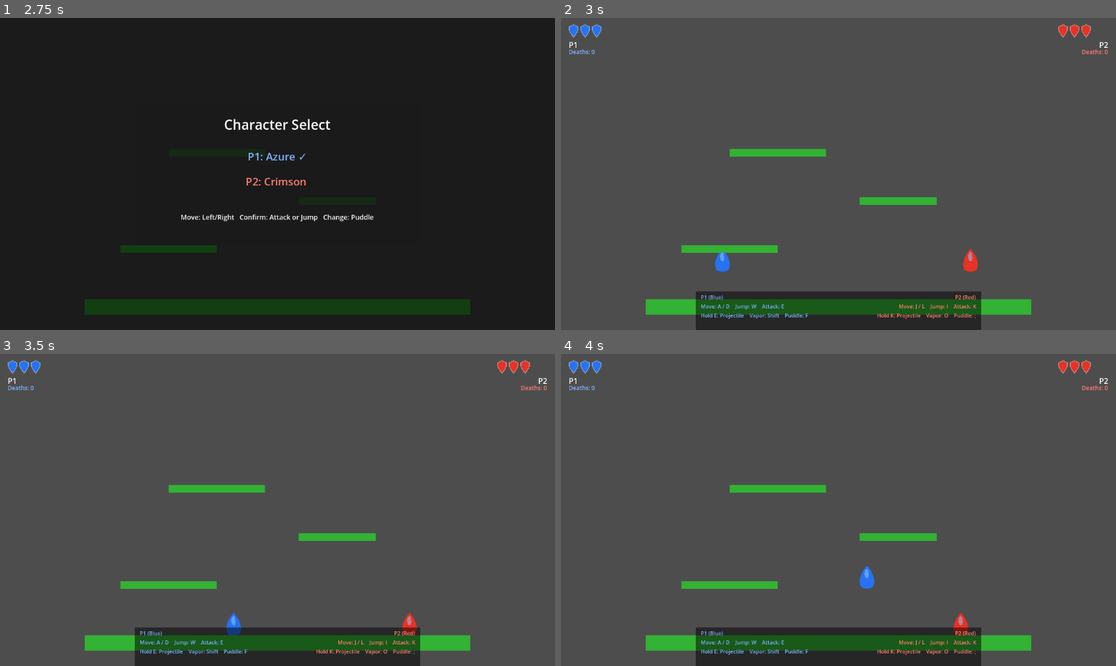
Above: before the commit, frames 1-4 (two rows, left to right).
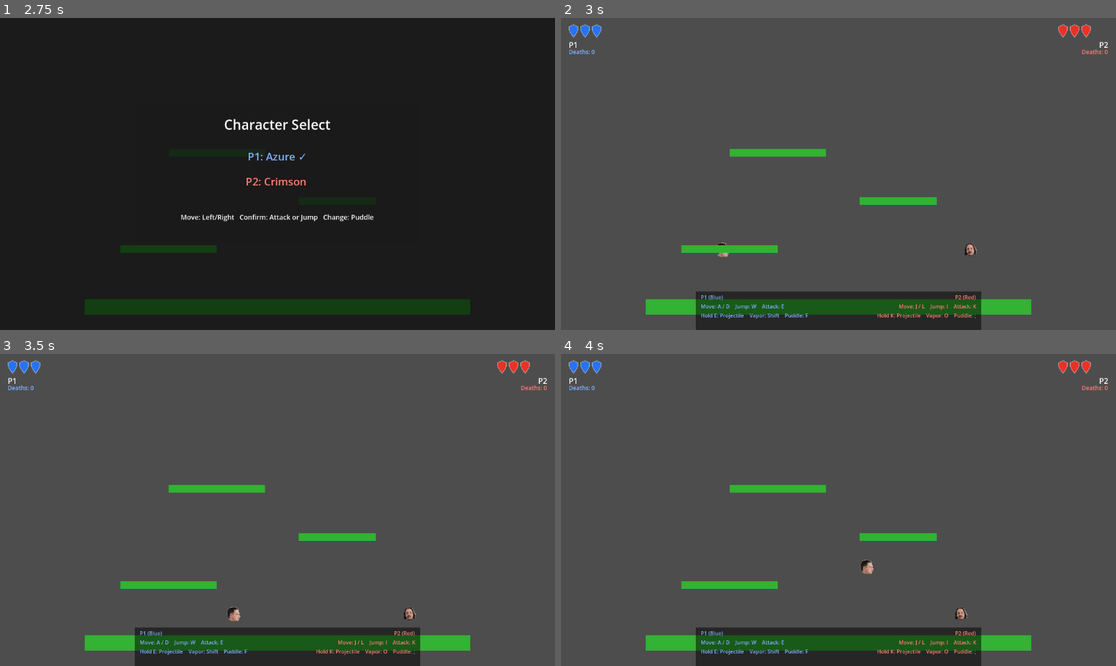
Above: after the commit, the same moments.

Repository: yhovart/smash-hero-rockit
Game: Godot game, scene res://main.tscn
Same seed, same stepped clock (60 frames per second), same inputs: the game is played once before the commit and once after it.
Inputs (mouse positions are in pixels of both pictures, inside the frame that each line leads up to):
- Up to frame 1 (2.75 s): tap Enter at 0.5, 2 s; move the mouse to (399, 158) at 0.52 s; hold D (p1_right) 0.53-2.03 s; tap E (p1_attack) at 0.6 s; click (399, 158) at 0.67 s; tap W (p1_jump) at 0.77, 1.52 s; tap Space at 1.25 s; move the mouse to (166, 189) at 1.27 s; tap F (p1_puddle) at 1.35 s; move the mouse to (333, 105) at 2.02 s; hold A (p1_left) from 2.03 s (still down); tap Shift (p1_vapor) at 2.1 s
- Up to frame 2 (3 s): tap Space at 2.75 s; move the mouse to (810, 236) at 2.77 s; release A (p1_left) at 2.78 s; hold D (p1_right) from 2.78 s (still down); tap K (p2_attack) at 2.85 s; click (810, 236) at 2.92 s
- Up to frame 3 (3.5 s): keep holding D (p1_right); tap W (p1_jump) at 3.02 s
- Up to frame 4 (4 s): keep holding D (p1_right); move the mouse to (1005, 556) at 3.52 s; tap J (p2_left) at 3.6 s; tap W (p1_jump) at 3.77 s

Frame 1 is identical in both runs. In frame 2, 0.3% of the frame differs, in the area x 27-76%, y 71-82%; in frame 3, 0.4%, in the area x 40-76%, y 81-91%; in frame 4, 0.4%.

Commit message:
add assets

Diff:
--- a/main.tscn
+++ b/main.tscn
@@ -28,6 +28,7 @@
 [node name="Player2" parent="." groups=["player"] instance=ExtResource("1_player")]
 position = Vector2(850, 500)
 spawn_position = Vector2(850, 500)
+asset_prefix = "PH"
 action_left = "p2_left"
 action_right = "p2_right"
 action_jump = "p2_jump"
--- a/player/player.gd
+++ b/player/player.gd
@@ -22,6 +22,7 @@
 @export var action_puddle := "p1_puddle"
 @export var body_color := Color(0.15, 0.45, 0.95, 1.0)
 @export var spawn_position := Vector2(300, 500)
+@export var asset_prefix := "franck"
 
 var projectile_scene: PackedScene = preload("res://player/water_projectile.tscn")
 
@@ -42,12 +43,15 @@
 const PUDDLE_BUFFER_TIME = 0.2
 var drop_through_timer := 0.0
 const DROP_THROUGH_TIME = 0.25
+const VISUAL_STATES := ["face", "left", "right", "attack", "dolor"]
+var visual_textures: Dictionary = {}
 
 signal hit_changed(hits: int)
 signal died
 
 @onready var body: Polygon2D = $Body
 @onready var shine: Polygon2D = $Shine
+@onready var avatar: Sprite2D = $Avatar
 @onready var vapor_particles: CPUParticles2D = $VaporParticles
 @onready var puddle_body: Polygon2D = $PuddleBody
 @onready var puddle_hitbox: Area2D = $PuddleHitbox
@@ -56,6 +60,12 @@
 
 func _ready() -> void:
 	body.color = body_color
+	_load_visual_textures()
+	var has_avatar := visual_textures.has("face")
+	avatar.visible = has_avatar
+	body.visible = not has_avatar
+	shine.visible = not has_avatar
+	_update_avatar_texture("face")
 	hit_changed.emit.call_deferred(hits_taken)
 
 
@@ -75,9 +85,9 @@
 			set_collision_mask_value(1, true)
 
 	if invincible_timer > 0.0:
-		body.modulate.a = 0.5 if fmod(invincible_timer, 0.15) > 0.075 else 1.0
+		avatar.modulate.a = 0.5 if fmod(invincible_timer, 0.15) > 0.075 else 1.0
 	elif form == Form.WATER:
-		body.modulate.a = 1.0
+		avatar.modulate.a = 1.0
 
 	_handle_attack(delta)
 	_handle_form_switch(delta)
@@ -94,6 +104,8 @@
 			_vapor_physics(delta)
 		Form.PUDDLE:
 			_puddle_physics(delta)
+
+	_update_visual_state()
 
 	move_and_slide()
 
@@ -209,7 +221,6 @@
 	if direction:
 		velocity.x = direction * SPEED
 		facing = sign(direction)
-		body.scale.x = facing
 	else:
 		velocity.x = move_toward(velocity.x, 0, SPEED)
 
@@ -248,8 +259,8 @@
 func _enter_vapor() -> void:
 	form = Form.VAPOR
 	form_timer = VAPOR_MAX_TIME
-	body.modulate = Color(0.6, 0.8, 1.0, 0.35)
-	shine.modulate = Color(1.0, 1.0, 1.0, 0.2)
+	avatar.visible = true
+	avatar.modulate = Color(1.0, 1.0, 1.0, 0.35)
 	vapor_particles.emitting = true
 	puddle_body.visible = false
 	puddle_hitbox.monitoring = false
@@ -258,8 +269,7 @@
 func _enter_puddle() -> void:
 	form = Form.PUDDLE
 	form_timer = PUDDLE_MAX_TIME
-	body.visible = false
-	shine.visible = false
+	avatar.visible = false
 	puddle_body.visible = true
 	puddle_hitbox.monitoring = true
 	collision_shape.position = Vector2(0, 14)
@@ -277,6 +287,8 @@
 	body.modulate = Color(1.0, 1.0, 1.0, 1.0)
 	shine.visible = true
 	shine.modulate = Color(1.0, 1.0, 1.0, 1.0)
+	avatar.visible = true
+	avatar.modulate = Color(1.0, 1.0, 1.0, 1.0)
 	vapor_particles.emitting = false
 	puddle_body.visible = false
 	puddle_hitbox.monitoring = false
@@ -314,3 +326,44 @@
 		if dir == 0.0:
 			dir = facing
 		other.take_hit(1, dir)
+
+func _load_visual_textures() -> void:
+	var dir := DirAccess.open("res://assets")
+	if dir == null:
+		return
+	var by_name: Dictionary = {}
+	for file_name in dir.get_files():
+		var ext := file_name.get_extension().to_lower()
+		if ext not in ["png", "jpg", "jpeg", "webp"]:
+			continue
+		var normalized := _normalize_asset_name(file_name.get_basename())
+		by_name[normalized] = "res://assets/%s" % file_name
+	for state in VISUAL_STATES:
+		var state_name: String = state
+		if state == "right":
+			state_name = "rigth"
+		var key := _normalize_asset_name("%s_%s" % [asset_prefix, state])
+		var typo_key := _normalize_asset_name("%s_%s" % [asset_prefix, state_name])
+		var path: String = by_name.get(key, by_name.get(typo_key, ""))
+		if not path.is_empty():
+			visual_textures[state] = load(path)
+
+func _update_avatar_texture(state: String) -> void:
+	var tex: Texture2D = visual_textures.get(state, visual_textures.get("face", null))
+	if tex != null:
+		avatar.texture = tex
+
+func _update_visual_state() -> void:
+	if form == Form.PUDDLE:
+		return
+	if invincible_timer > 0.0:
+		_update_avatar_texture("dolor")
+	elif is_attacking:
+		_update_avatar_texture("attack")
+	elif absf(velocity.x) > 5.0:
+		_update_avatar_texture("right" if facing >= 0.0 else "left")
+	else:
+		_update_avatar_texture("face")
+
+func _normalize_asset_name(name: String) -> String:
+	return name.to_lower().replace("-", "_")
--- a/player/player.tscn
+++ b/player/player.tscn
@@ -16,13 +16,19 @@
 collision_mask = 1
 script = ExtResource("1_script")
 
+[node name="Avatar" type="Sprite2D" parent="."]
+position = Vector2(0, -26)
+scale = Vector2(0.022, 0.022)
+
 [node name="Body" type="Polygon2D" parent="."]
 color = Color(0.15, 0.45, 0.95, 1.0)
 polygon = PackedVector2Array(0, -28, 3, -25, 6, -21, 9, -16, 12, -10, 14, -4, 15, 2, 15, 7, 14, 12, 12, 16, 8, 18, 4, 19, 0, 20, -4, 19, -8, 18, -12, 16, -14, 12, -15, 7, -15, 2, -14, -4, -12, -10, -9, -16, -6, -21, -3, -25)
+visible = false
 
 [node name="Shine" type="Polygon2D" parent="."]
 color = Color(0.6, 0.8, 1.0, 0.5)
 polygon = PackedVector2Array(-4, -18, -2, -21, 0, -22, 2, -20, 3, -16, 4, -10, 3, -4, 1, -2, -2, -3, -4, -6, -5, -10, -5, -14)
+visible = false
 
 [node name="CollisionShape2D" type="CollisionShape2D" parent="."]
 position = Vector2(0, 4)
Binary file added: assets/Franck-face.png
Not shown, added: assets/Franck-face.png.import
Binary file added: assets/Franck-left.png
Not shown, added: assets/Franck-left.png.import
Binary file added: assets/Franck-right.png
Not shown, added: assets/Franck-right.png.import
Binary file added: assets/Franck_dolor.png
Not shown, added: assets/Franck_dolor.png.import
Binary file added: assets/PH_attack.png
Not shown, added: assets/PH_attack.png.import
Binary file added: assets/PH_dolor.png
Not shown, added: assets/PH_dolor.png.import
(and 8 more such lines)
